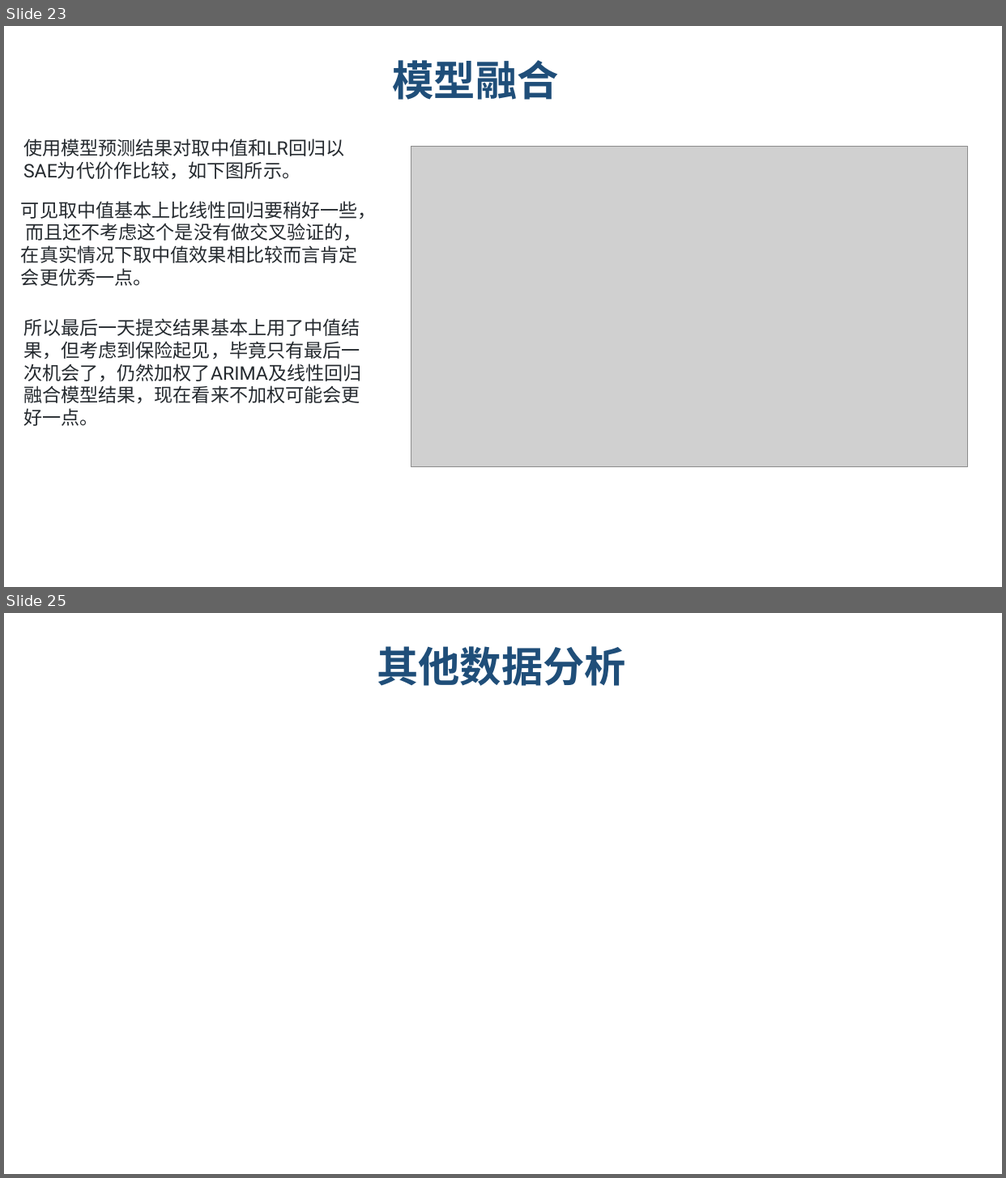
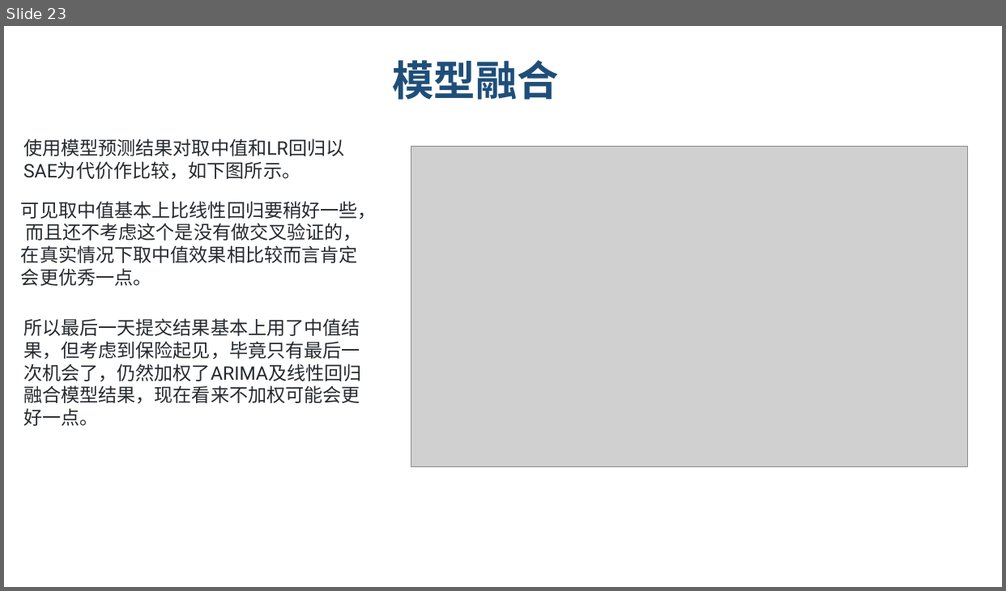
Before and after one commit to lvniqi/tianchi_power, a slide deck: presentation.pptx. Shown one above the other, each under a label of ours: slides 23 and 25 before the commit, slide 23 after it; the slides between them are not shown. The pictures are 1006x1178 and 1006x591 pixels, drawn with LibreOffice and Linux fonts; fonts in the diff are those of the drawing; grey boxes stand for pictures; background and template pictures are left out. Boxes give left, top, right and bottom in pixels: in the first picture for what was removed or moved away, otherwise in the second. Text is boxed around its words. In the diff, an @@ line names an element or a change of style, - is before the commit and + after.

```diff
--- a/presentation.pptx
+++ b/presentation.pptx
@@ slide 25 removed at (4, 613, 1002, 1174), background picture (left out) @@
@@ text removed at (377, 646, 626, 686) @@
-其他数据分析
```
Also in this commit, not shown: 6 slides changed, 1 other slide removed.
